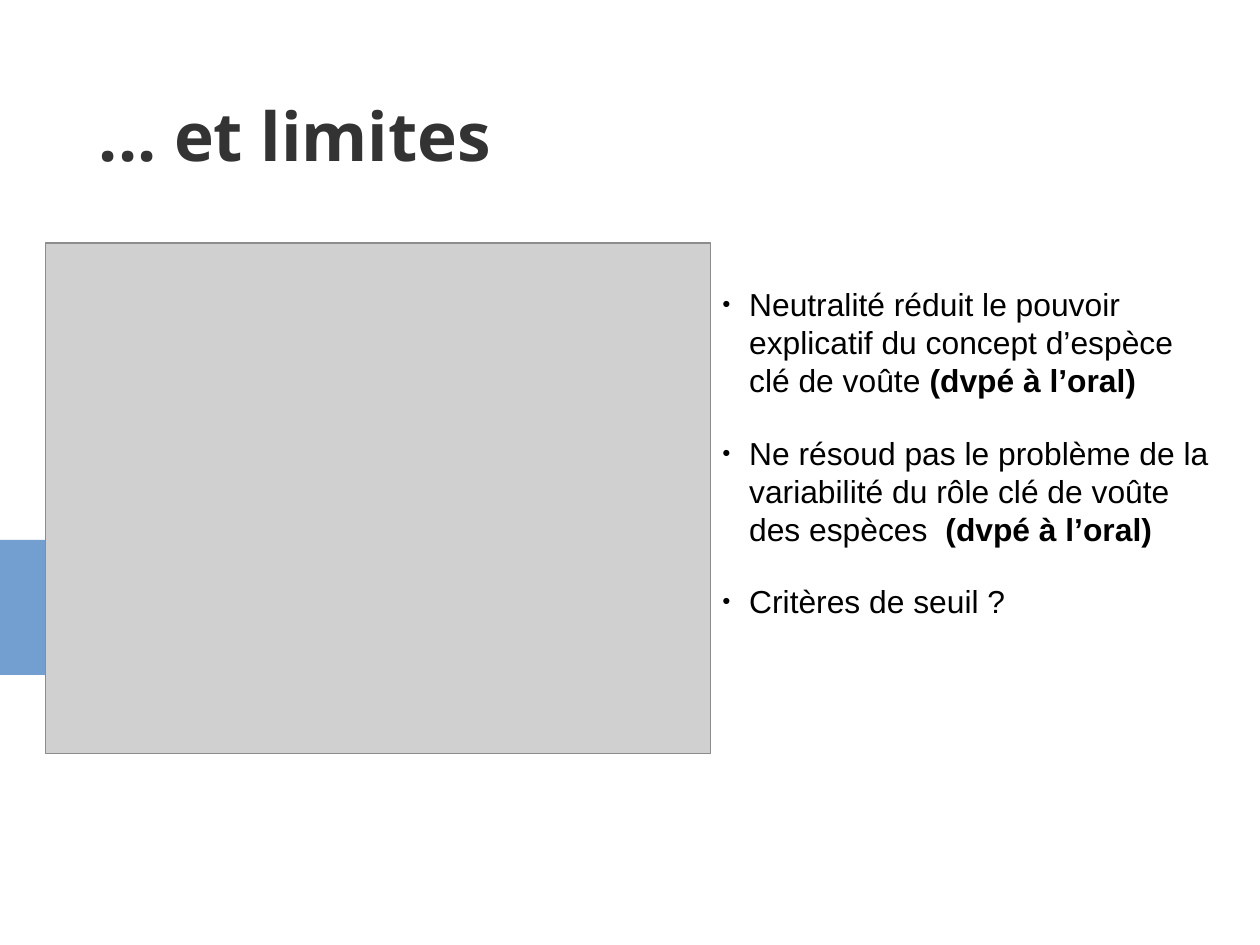
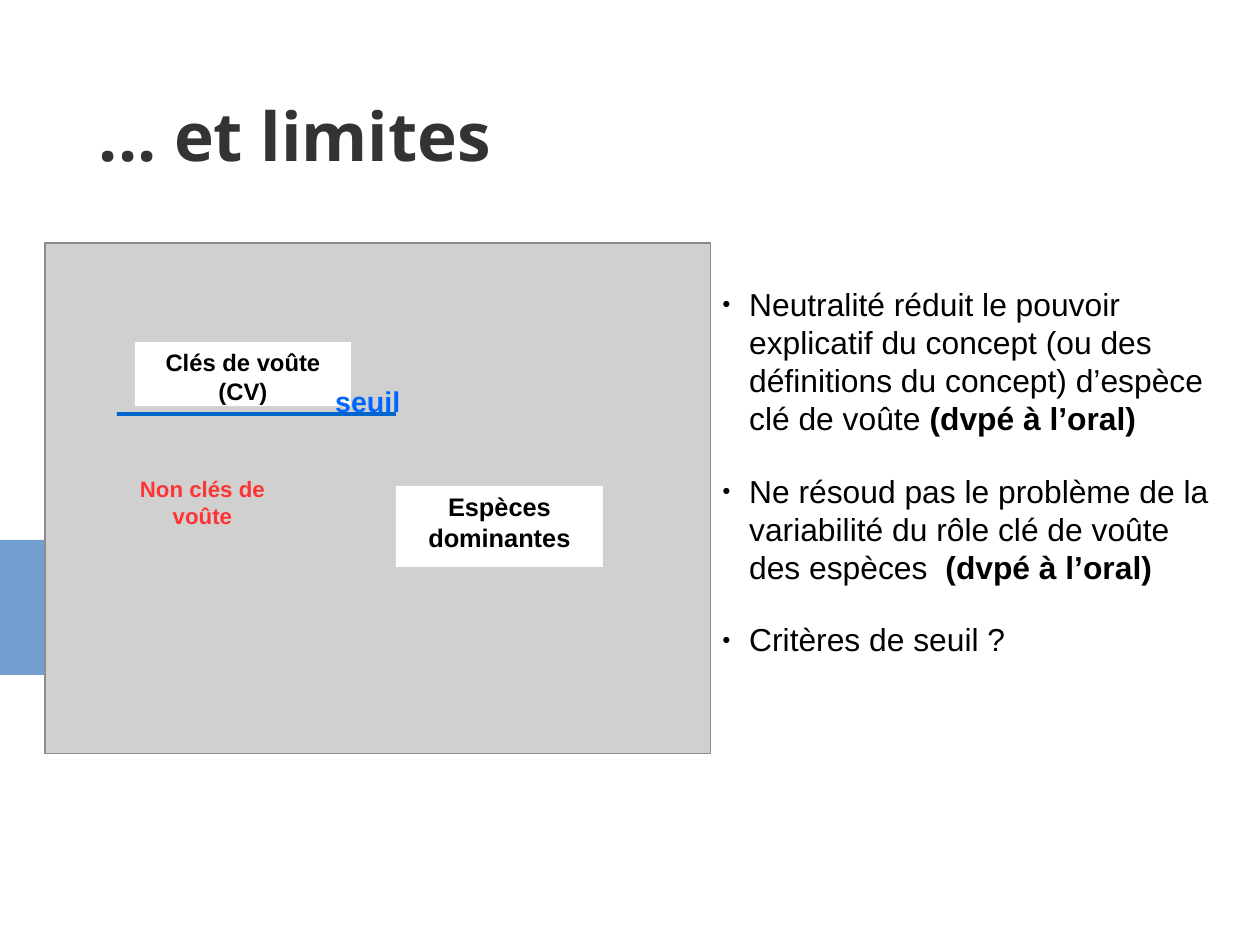
Before and after one commit to evadelmas/keystone_concept, a slide deck: slide 20 of presentation_LEIPS.odp (slide 17 before the commit). Drawn at 1260x945 pixels with LibreOffice and Linux fonts; fonts in the diff are those of the drawing; grey boxes stand for pictures. Boxes give left, top, right and bottom in pixels: in the first picture for what was removed or moved away, otherwise in the second. Text is boxed around its words. In the diff, an @@ line names an element or a change of style, - is before the commit and + after.

```diff
--- a/presentation_LEIPS.odp
+++ b/presentation_LEIPS.odp
@@ text at bbox=[749, 292, 1203, 436]: text changed @@
-● Neutralité réduit le pouvoir explicatif du concept d’espèce clé de voûte (dvpé à l’oral)
+● Neutralité réduit le pouvoir explicatif du concept (ou des définitions du concept) d’espèce clé de voûte (dvpé à l’oral)
@@ rectangle added at bbox=[135, 342, 351, 406], fill #FFFFFF, 15 pt, text #000000, bold @@
+Clés de voûte (CV)
@@ text added at bbox=[335, 389, 400, 416], 18 pt, text #0066FF, bold @@
+seuil
@@ line added from (117, 414) to (396, 414), #0066CC 2.3 pt @@
@@ text added at bbox=[140, 480, 265, 524], 14 pt, text #FF3333, bold @@
+Non clés de voûte
@@ rectangle added at bbox=[396, 486, 603, 567], fill #FFFFFF, 16 pt, text #000000, bold @@
+Espèces dominantes
```
Also in this commit, not shown: 4 other slides changed, 4 slides added, 1 slide removed, 1 other file.
